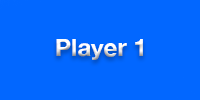
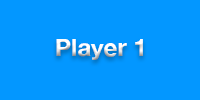
Before/after of a w=200, h=100 layered artwork. What changed in the layer stack:
painted on "Layer 0" over (x1=0, y1=0, x2=200, y2=100)
